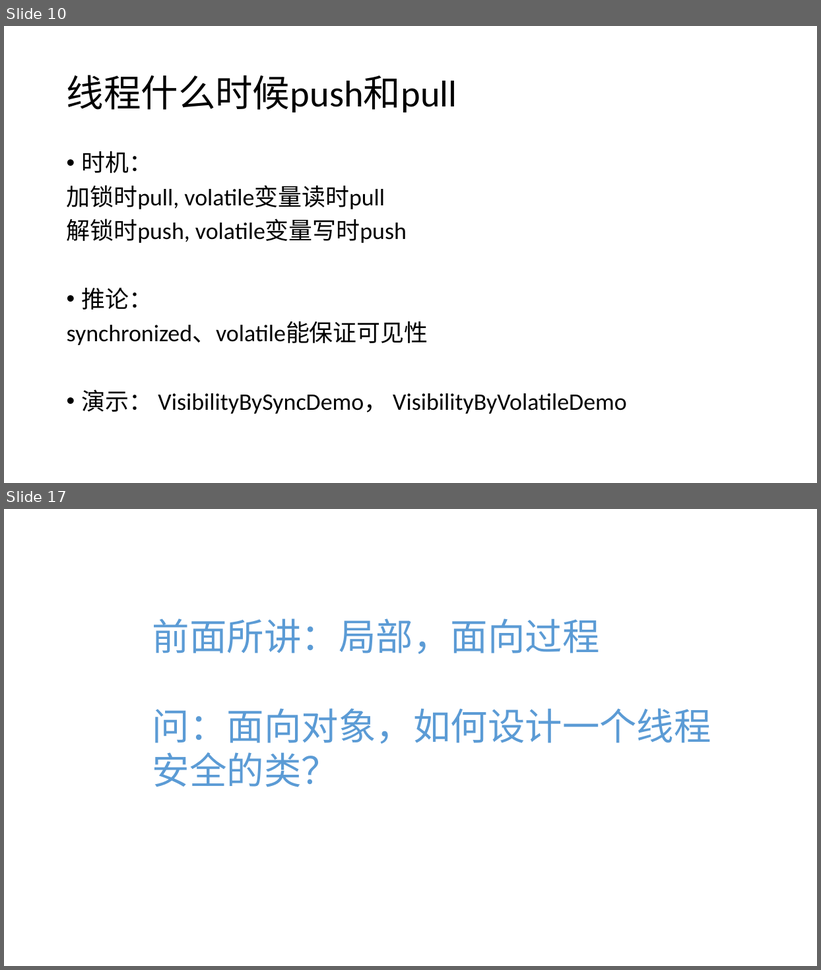
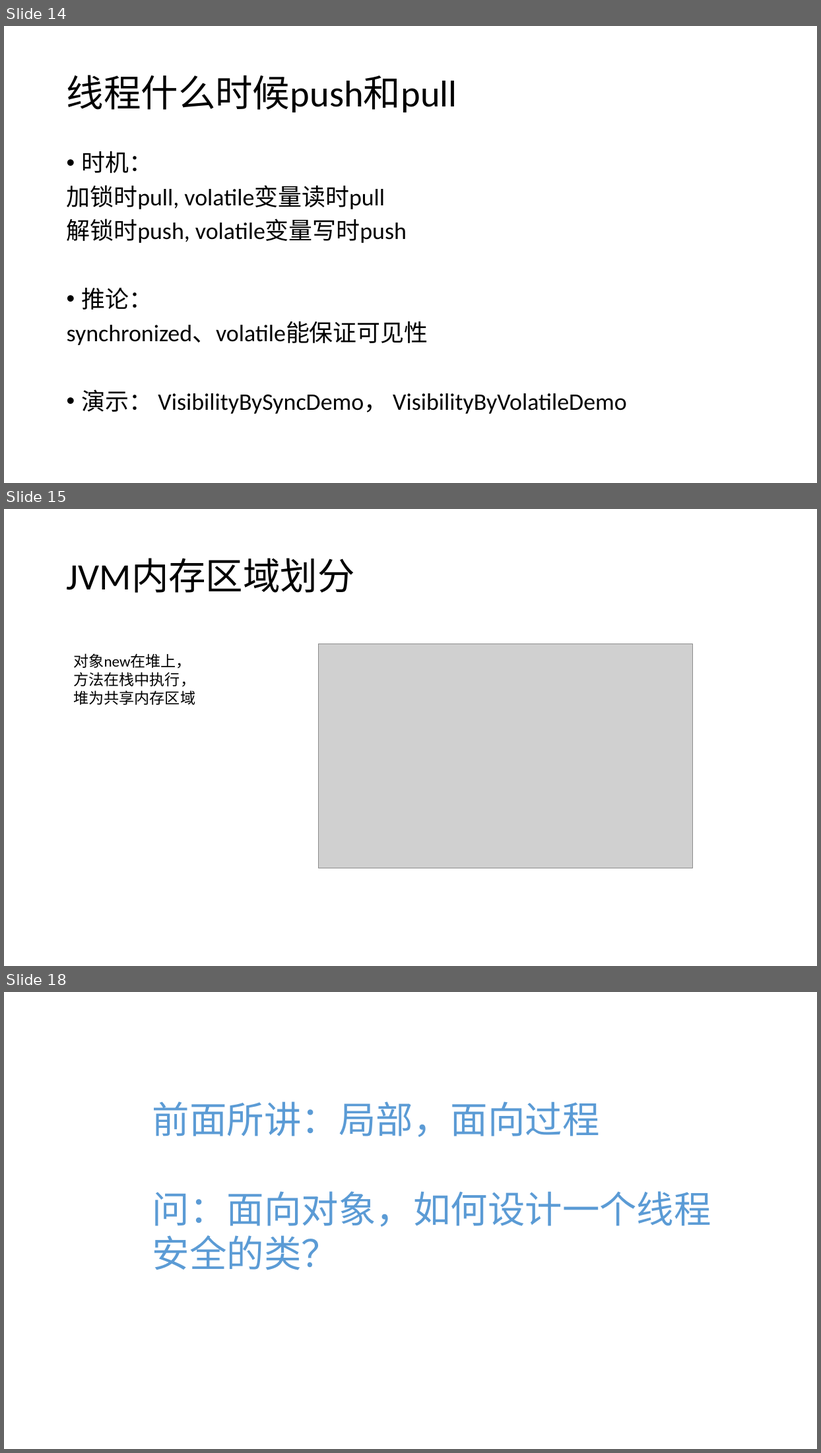
Before and after one commit to GerogeLeon/multithread_demo, a slide deck: JAVA并发编程.pptx. Shown one above the other, each under a label of ours: slides 10 and 17 before the commit, slides 14, 15 and 18 after it; the slides between them are not shown. The pictures are 821x970 and 821x1453 pixels, drawn with LibreOffice and Linux fonts; fonts in the diff are those of the drawing; grey boxes stand for pictures. Boxes give left, top, right and bottom in pixels: in the first picture for what was removed or moved away, otherwise in the second. Text is boxed around its words. In the diff, an @@ line names an element or a change of style, - is before the commit and + after.

```diff
--- a/JAVA并发编程.pptx
+++ b/JAVA并发编程.pptx
@@ slide 15 added at bbox=[4, 509, 817, 966], background #FFFFFF @@
@@ title added at bbox=[67, 558, 355, 593], 44 pt, text #000000 @@
+JVM内存区域划分
@@ picture added at bbox=[318, 644, 692, 868] @@
@@ text added at bbox=[73, 654, 195, 705], 18 pt, text #000000 @@
+对象new在堆上，方法在栈中执行，
+堆为共享内存区域
@@ what was slide 10 is now slide 14 @@
@@ what was slide 17 is now slide 18 @@
```
Also in this commit, not shown: 5 slides changed, 1 other slide added, 1 slide removed, 5 other files.
